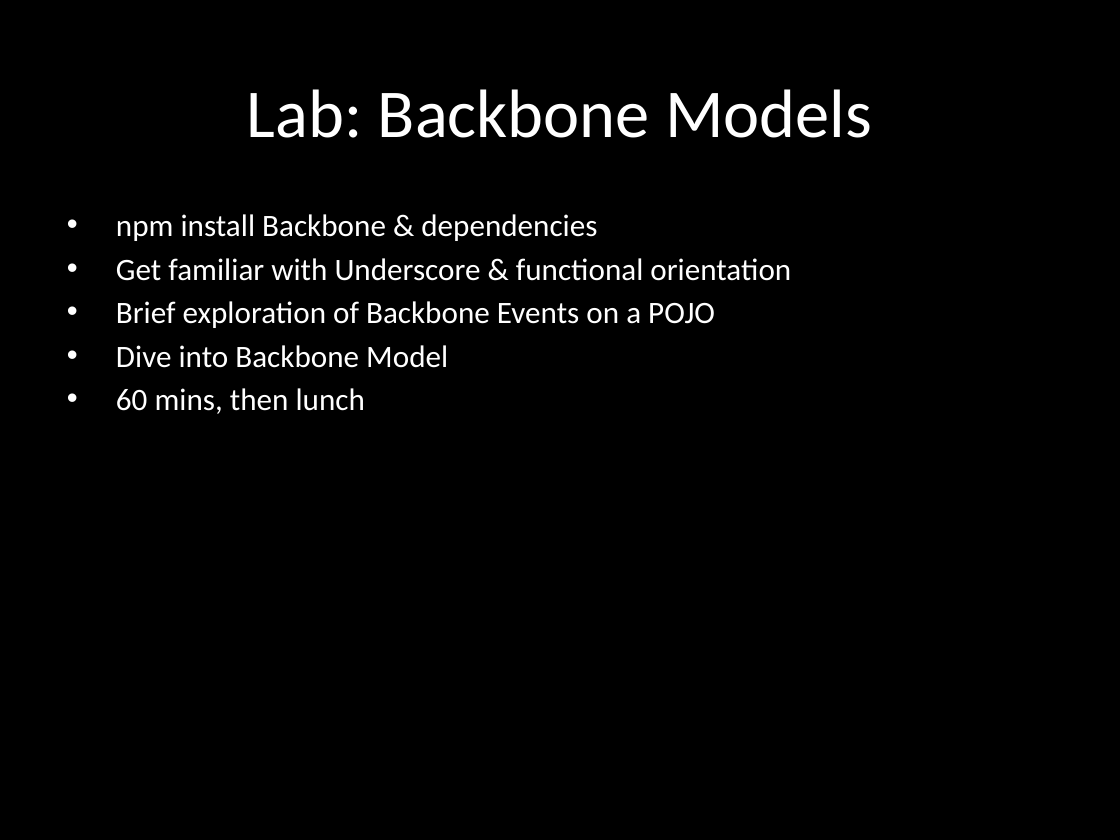
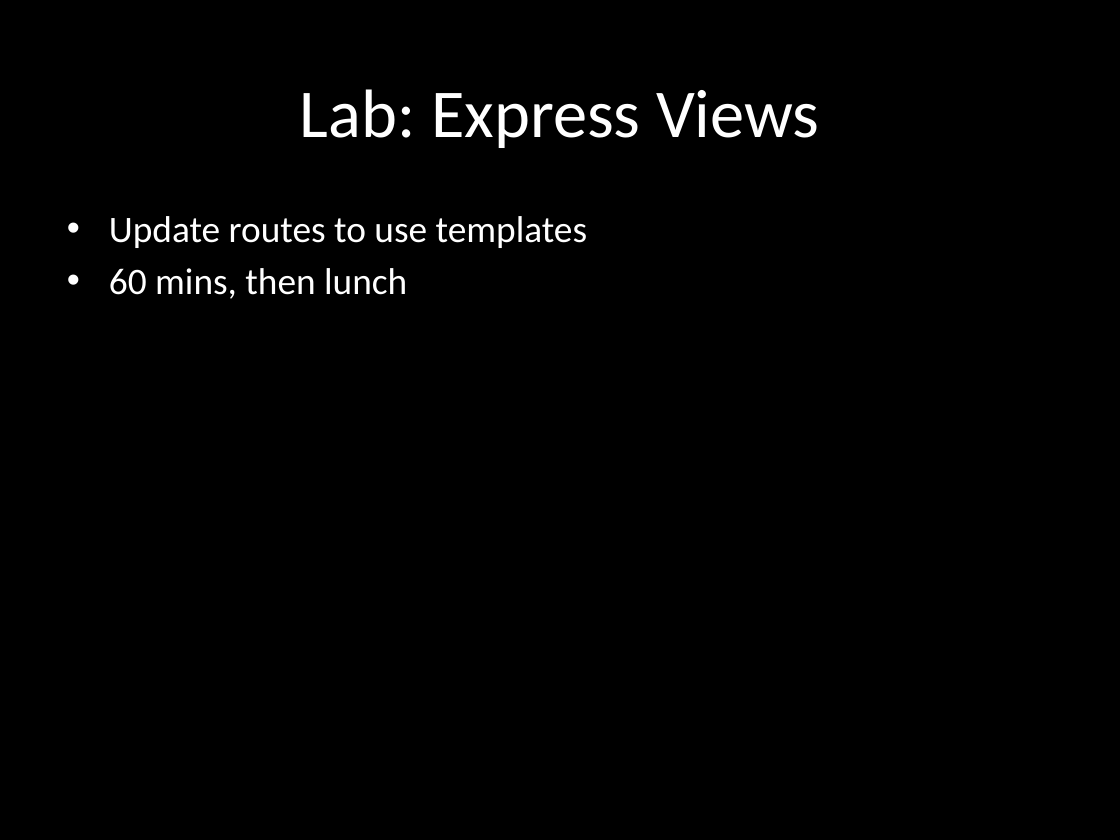
Before and after one commit to eliasjames/training-node-backbone, a slide deck: slide 7 of slides/Node & Backbone Slides Day 2.pptx (slide 14 before the commit). Drawn at 1120x840 pixels with LibreOffice and Linux fonts; fonts in the diff are those of the drawing. Boxes give left, top, right and bottom in pixels: in the first picture for what was removed or moved away, otherwise in the second. Text is boxed around its words. In the diff, an @@ line names an element or a change of style, - is before the commit and + after.

```diff
--- a/slides/Node & Backbone Slides Day 2.pptx
+++ b/slides/Node & Backbone Slides Day 2.pptx
@@ title at <box>300,89,819,148</box>: text changed @@
-Lab: Backbone Models
+Lab: Express Views
@@ subtitle at <box>109,216,587,248</box>: text changed; size 20 to 24 pt @@
-• npm install Backbone & dependencies
-• Get familiar with Underscore & functional orientation
-• Brief exploration of Backbone Events on a POJO
-• Dive into Backbone Model
+• Update routes to use templates
@@ subtitle at <box>109,268,407,299</box>: size 20 to 24 pt in "60 mins, then lunch" @@
```
Also in this commit, not shown: 3 other slides changed, 7 slides added, 12 slides removed, 8 other files.
